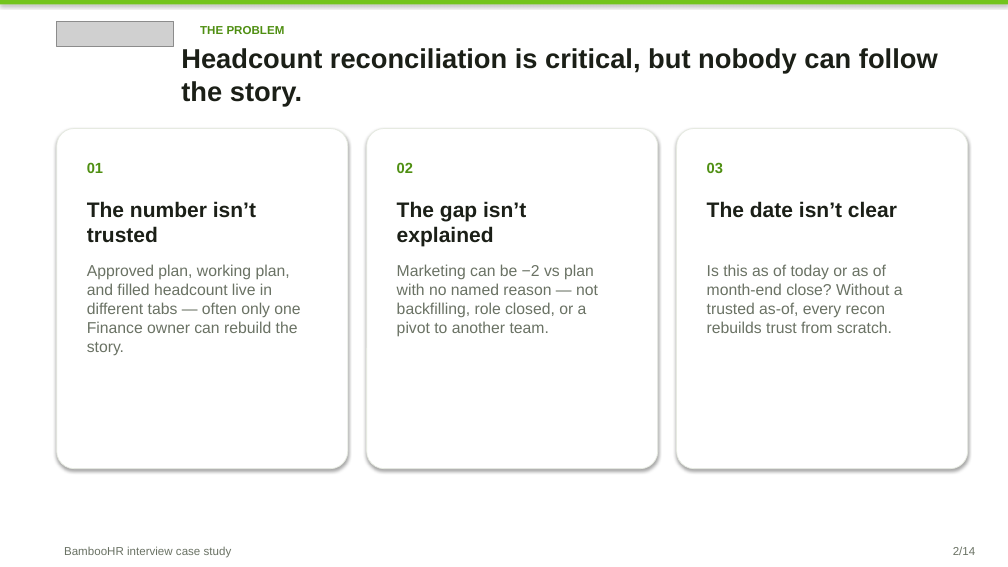
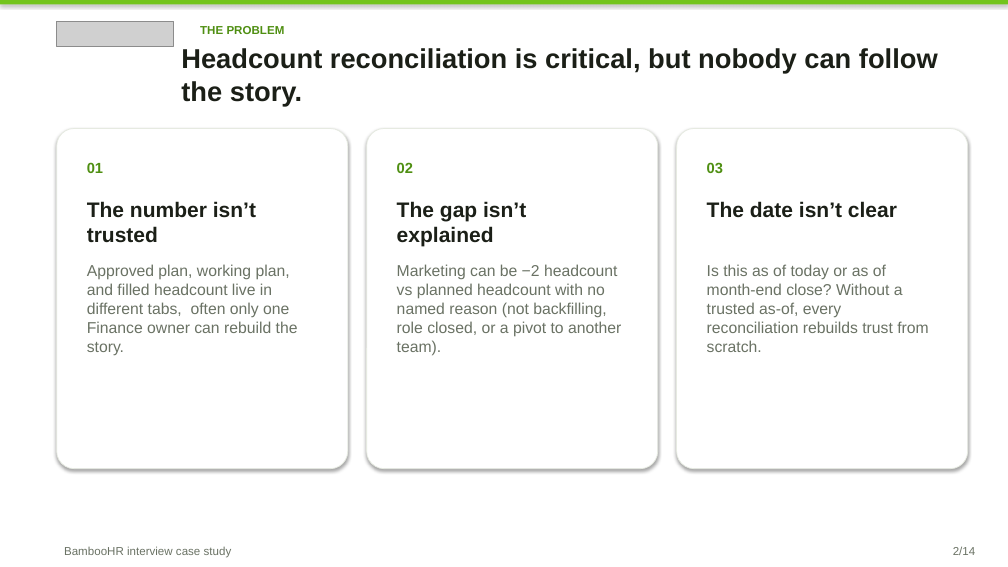
Before and after one commit to Brigdawg/Headcount-Reconciliation, a slide deck: slide 2 of deck/Headcount_Control_Tower_Case_Study.pptx. Drawn at 1008x567 pixels with LibreOffice and Linux fonts; fonts in the diff are those of the drawing; grey boxes stand for pictures. Boxes give left, top, right and bottom in pixels: in the first picture for what was removed or moved away, otherwise in the second. Text is boxed around its words. In the diff, an @@ line names an element or a change of style, - is before the commit and + after.

```diff
--- a/deck/Headcount_Control_Tower_Case_Study.pptx
+++ b/deck/Headcount_Control_Tower_Case_Study.pptx
@@ text at [87, 264, 298, 355]: text changed @@
-Approved plan, working plan, and filled headcount live in different tabs — often only one Finance owner can rebuild the story.
+Approved plan, working plan, and filled headcount live in different tabs, often only one Finance owner can rebuild the story.
@@ text at [397, 264, 621, 356]: text changed @@
-Marketing can be −2 vs plan with no named reason — not backfilling, role closed, or a pivot to another team.
+Marketing can be −2 headcount vs planned headcount with no named reason (not backfilling, role closed, or a pivot to another team).
@@ text at [707, 264, 928, 352]: text changed @@
-Is this as of today or as of month-end close? Without a trusted as-of, every recon rebuilds trust from scratch.
+Is this as of today or as of month-end close? Without a trusted as-of, every reconciliation rebuilds trust from scratch.
```
Also in this commit, not shown: 7 other slides changed.
